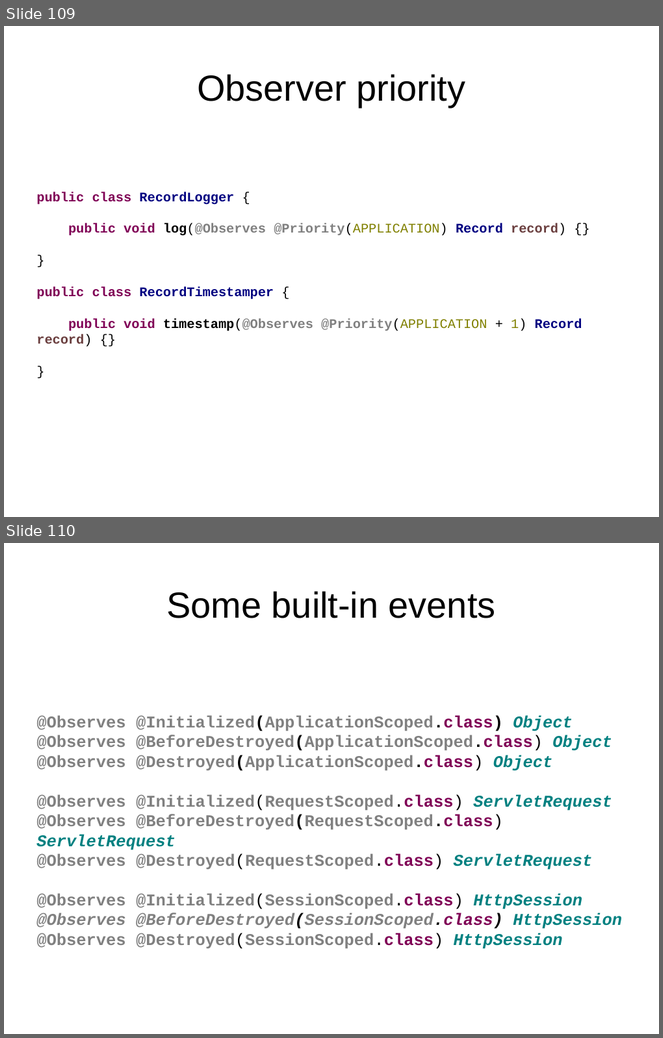
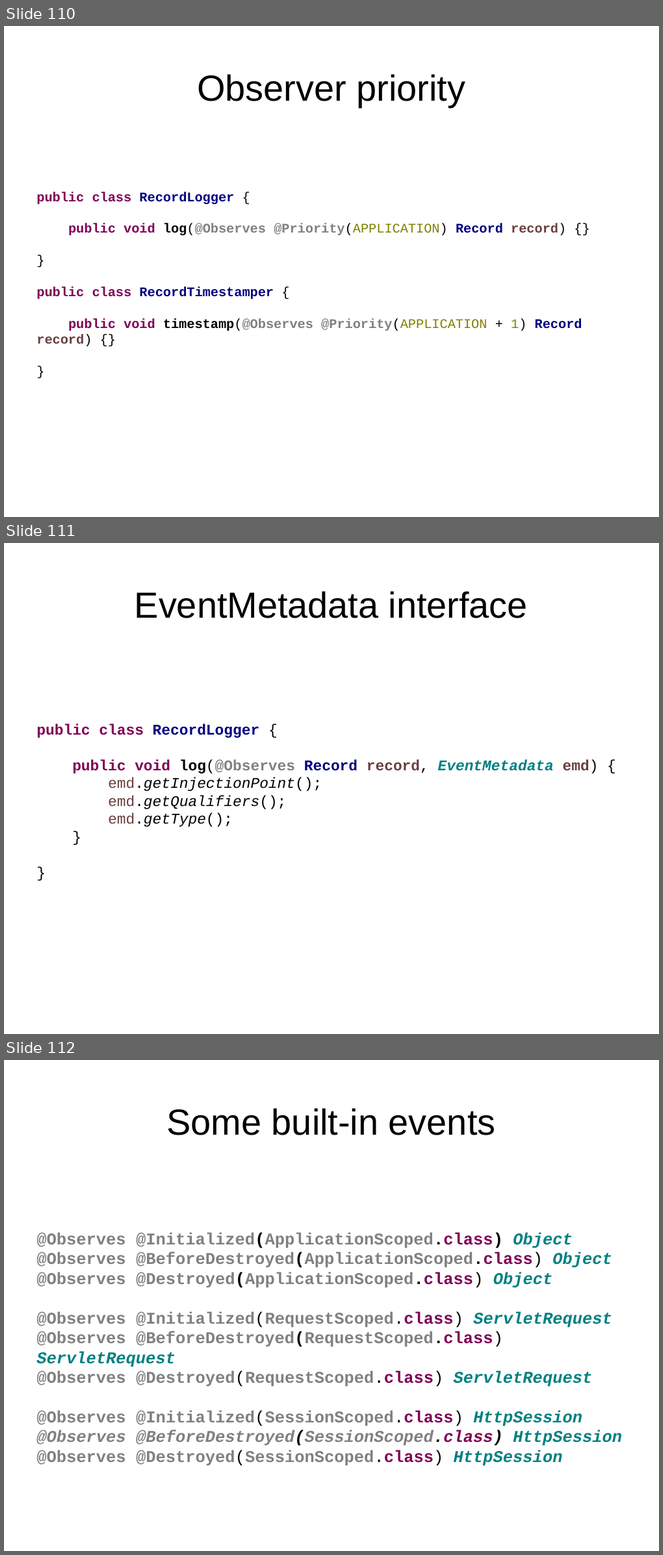
Before and after one commit to FrigoCoder/CDI, a slide deck: CDI.odp. Shown one above the other, each under a label of ours: slides 109 and 110 before the commit, slides 110, 111 and 112 after it. The pictures are 663x1038 and 663x1555 pixels, drawn with LibreOffice and Linux fonts; fonts in the diff are those of the drawing. Boxes give left, top, right and bottom in pixels: in the first picture for what was removed or moved away, otherwise in the second. Text is boxed around its words. In the diff, an @@ line names an element or a change of style, - is before the commit and + after.

```diff
--- a/CDI.odp
+++ b/CDI.odp
@@ slide 111 added at (4, 543, 659, 1034), background #FFFFFF @@
@@ title added at (135, 591, 528, 618), 44 pt, text #000000 @@
+EventMetadata interface
@@ text added at (36, 724, 599, 827), 18 pt, text #000000, bold @@
+public class RecordLogger {
+public void log(@Observes Record record, EventMetadata emd) {
+emd.getInjectionPoint();
+emd.getQualifiers();
+emd.getType();
+}
+}
@@ what was slide 109 is now slide 110 @@
@@ what was slide 110 is now slide 112 @@
```
Also in this commit, not shown: 1 slide changed, 2 other slides added.
